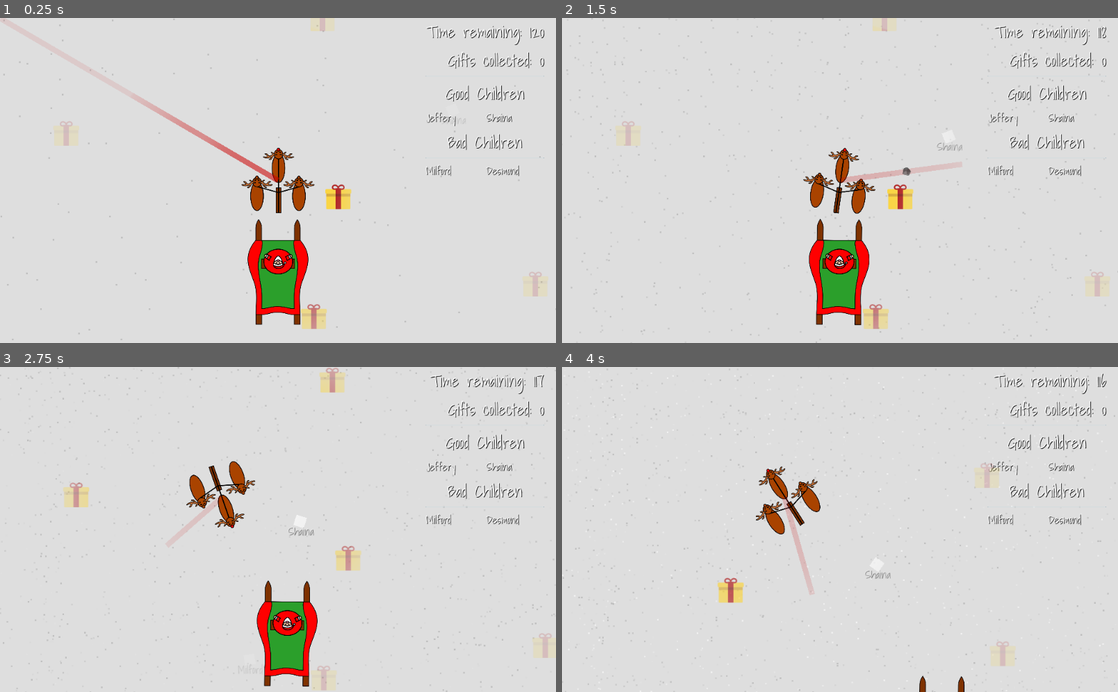
Above: before the commit, frames 1-4 (two rows, left to right).
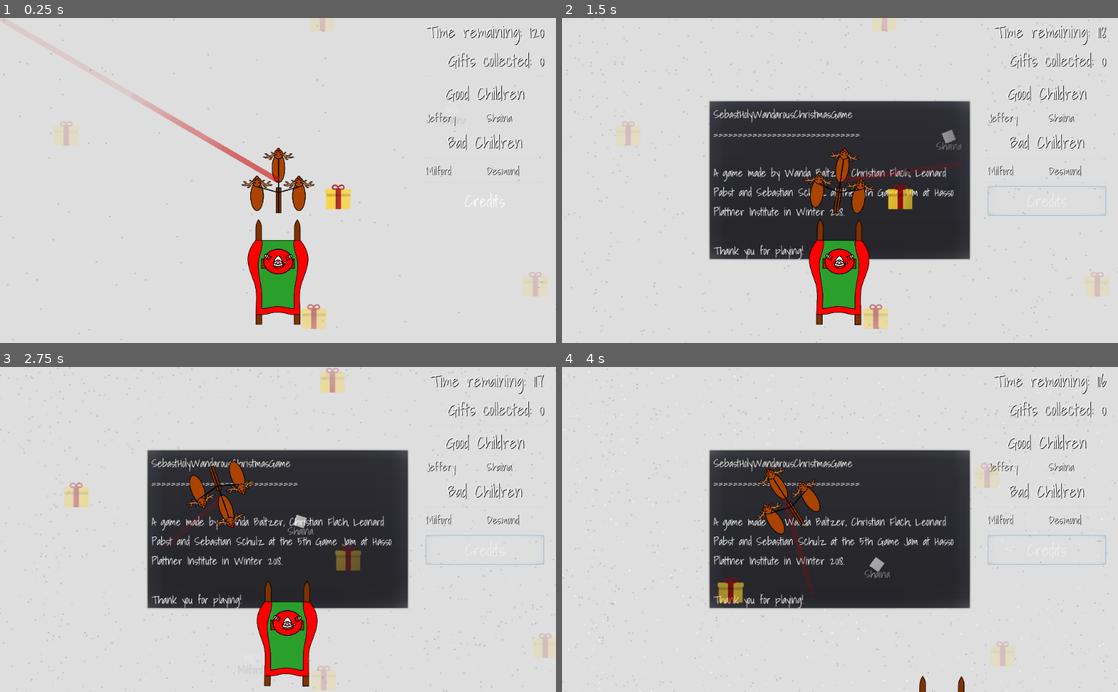
Above: after the commit, the same moments.

Repository: GameDrivenDesign/SebastHolyWandarousChristmasGame
Game: Godot game, scene res://scenes/world/world.tscn
Two runs of this game, one before a commit and one after it. Both use one fixed random seed, a clock stepped at 60 frames per second and the inputs below.
Inputs (mouse positions are in pixels of both pictures, inside the frame that each line leads up to):
- Up to frame 1 (0.25 s): no input
- Up to frame 2 (1.5 s): click (1045, 200) at 0.5 s, where only the run after the commit has a clickable "Credits"; move the mouse to (962, 164) at 1.27 s; hold Right (right) from 1.28 s (still down); right-click (962, 164) at 1.35 s
- Up to frame 3 (2.75 s): move the mouse to (166, 545) at 2.02 s; release Right (right) at 2.03 s; hold Down (down) from 2.03 s (still down); click (166, 545) at 2.1 s
- Up to frame 4 (4 s): move the mouse to (895, 458) at 2.77 s; release Down (down) at 2.78 s; hold Right (right) 2.78-3.53 s; right-click (895, 458) at 2.85 s; move the mouse to (812, 594) at 3.52 s; hold Up (up) from 3.53 s (still down); click (812, 594) at 3.6 s

The runs differ from the first frame. In frame 1, less than 0.1% of the frame differs, in the area x 76-98%, y 50-59%; in frame 2, 22%; in frame 3, 22%; in frame 4, 22%, in the area x 26-98%, y 25-75%.

Commit message:
Add credits

Diff:
--- /dev/null
+++ b/scenes/credits/credits.gd
@@ -0,0 +1,4 @@
+extends PopupDialog
+
+func _ready():
+	popup_centered()
--- /dev/null
+++ b/scenes/credits/credits.tscn
@@ -0,0 +1,65 @@
+[gd_scene load_steps=2 format=2]
+
+[ext_resource path="res://fonts/font20.tres" type="DynamicFont" id=1]
+
+[node name="credits" type="PopupDialog"]
+
+anchor_left = 0.0
+anchor_top = 0.0
+anchor_right = 0.0
+anchor_bottom = 0.0
+margin_left = 331.0
+margin_top = 142.0
+margin_right = 816.0
+margin_bottom = 439.0
+rect_pivot_offset = Vector2( 0, 0 )
+rect_clip_content = false
+mouse_filter = 0
+mouse_default_cursor_shape = 0
+size_flags_horizontal = 1
+size_flags_vertical = 1
+popup_exclusive = false
+
+[node name="MarginContainer" type="MarginContainer" parent="." index="0"]
+
+anchor_left = 0.0
+anchor_top = 0.0
+anchor_right = 1.0
+anchor_bottom = 1.0
+margin_left = 10.0
+margin_top = 10.0
+margin_right = -10.0
+margin_bottom = -10.0
+rect_pivot_offset = Vector2( 0, 0 )
+rect_clip_content = false
+mouse_filter = 0
+mouse_default_cursor_shape = 0
+size_flags_horizontal = 1
+size_flags_vertical = 1
+
+[node name="Label" type="Label" parent="MarginContainer" index="0"]
+
+anchor_left = 0.0
+anchor_top = 0.0
+anchor_right = 0.0
+anchor_bottom = 0.0
+margin_left = 8.0
+margin_right = 465.0
+margin_bottom = 285.0
+rect_pivot_offset = Vector2( 0, 0 )
+rect_clip_content = false
+mouse_filter = 2
+mouse_default_cursor_shape = 0
+size_flags_horizontal = 1
+size_flags_vertical = 4
+custom_fonts/font = ExtResource( 1 )
+text = "SebastHolyWandarousChristmasGame
+==============================
+
+A game made by Wanda Baltzer, Christian Flach, Leonard Pabst and Sebastian Schulz at the 5th Game Jam at Hasso Plattner Institute in Winter 2018.
+
+Thank you for playing!"
+autowrap = true
+percent_visible = 1.0
+lines_skipped = 0
+max_lines_visible = -1
--- a/scenes/hud/hud.gd
+++ b/scenes/hud/hud.gd
@@ -44,6 +44,8 @@
 	else:
 		bad_children.add_child(label)
 
-
 func kid_done(name, is_good_kid, got_present):
 	print("HUD: Kid with name " + name + " is done: good:" + str(is_good_kid) + ", present: " + str(got_present))
+
+func _on_credits_button_pressed():
+	$credits.popup_centered()
--- a/scenes/hud/hud.tscn
+++ b/scenes/hud/hud.tscn
@@ -1,8 +1,10 @@
-[gd_scene load_steps=4 format=2]
+[gd_scene load_steps=6 format=2]
 
 [ext_resource path="res://scenes/hud/hud.gd" type="Script" id=1]
 [ext_resource path="res://fonts/font30.tres" type="DynamicFont" id=2]
 [ext_resource path="res://fonts/font20.tres" type="DynamicFont" id=3]
+[ext_resource path="res://theme.tres" type="Theme" id=4]
+[ext_resource path="res://scenes/credits/credits.tscn" type="PackedScene" id=5]
 
 [node name="hud" type="Node"]
 
@@ -302,3 +304,50 @@
 percent_visible = 1.0
 lines_skipped = 0
 max_lines_visible = -1
+
+[node name="HSeparator3" type="HSeparator" parent="Control/MarginContainer/elements" index="8"]
+
+anchor_left = 0.0
+anchor_top = 0.0
+anchor_right = 0.0
+anchor_bottom = 0.0
+margin_top = 302.0
+margin_right = 210.0
+margin_bottom = 306.0
+rect_pivot_offset = Vector2( 0, 0 )
+rect_clip_content = false
+mouse_filter = 0
+mouse_default_cursor_shape = 0
+size_flags_horizontal = 1
+size_flags_vertical = 1
+
+[node name="credits_button" type="Button" parent="Control/MarginContainer/elements" index="9"]
+
+anchor_left = 0.0
+anchor_top = 0.0
+anchor_right = 0.0
+anchor_bottom = 0.0
+margin_top = 310.0
+margin_right = 210.0
+margin_bottom = 365.0
+rect_pivot_offset = Vector2( 0, 0 )
+rect_clip_content = false
+focus_mode = 2
+mouse_filter = 0
+mouse_default_cursor_shape = 0
+size_flags_horizontal = 1
+size_flags_vertical = 1
+theme = ExtResource( 4 )
+toggle_mode = false
+enabled_focus_mode = 2
+shortcut = null
+group = null
+text = "Credits"
+flat = true
+align = 1
+
+[node name="credits" parent="." index="1" instance=ExtResource( 5 )]
+
+visible = false
+
+[connection signal="pressed" from="Control/MarginContainer/elements/credits_button" to="." method="_on_credits_button_pressed"]
--- /dev/null
+++ b/theme.tres
@@ -0,0 +1,398 @@
+[gd_resource type="Theme" load_steps=3 format=2]
+
+[ext_resource path="res://fonts/font30.tres" type="DynamicFont" id=1]
+[ext_resource path="res://fonts/font20.tres" type="DynamicFont" id=2]
+
+[resource]
+
+default_font = ExtResource( 1 )
+Button/colors/font_color = Color( 1, 1, 1, 1 )
+Button/colors/font_color_disabled = Color( 0, 0, 0, 1 )
+Button/colors/font_color_hover = Color( 0.578125, 0.578125, 0.578125, 1 )
+Button/colors/font_color_pressed = Color( 0, 0, 0, 1 )
+Button/constants/hseparation = 2
+Button/fonts/font = null
+Button/styles/disabled = null
+Button/styles/focus = null
+Button/styles/hover = null
+Button/styles/normal = null
+Button/styles/pressed = null
+ButtonGroup/styles/panel = null
+CheckBox/colors/font_color = Color( 0, 0, 0, 1 )
+CheckBox/colors/font_color_disabled = Color( 0, 0, 0, 1 )
+CheckBox/colors/font_color_hover = Color( 0, 0, 0, 1 )
+CheckBox/colors/font_color_pressed = Color( 0, 0, 0, 1 )
+CheckBox/constants/check_vadjust = 0
+CheckBox/constants/hseparation = 4
+CheckBox/fonts/font = null
+CheckBox/icons/checked = null
+CheckBox/icons/radio_checked = null
+CheckBox/icons/radio_unchecked = null
+CheckBox/icons/unchecked = null
+CheckBox/styles/disabled = null
+CheckBox/styles/focus = null
+CheckBox/styles/hover = null
+CheckBox/styles/normal = null
+CheckBox/styles/pressed = null
+CheckButton/colors/font_color = Color( 0, 0, 0, 1 )
+CheckButton/colors/font_color_disabled = Color( 0, 0, 0, 1 )
+CheckButton/colors/font_color_hover = Color( 0, 0, 0, 1 )
+CheckButton/colors/font_color_pressed = Color( 0, 0, 0, 1 )
+CheckButton/constants/check_vadjust = 0
+CheckButton/constants/hseparation = 4
+CheckButton/fonts/font = null
+CheckButton/icons/off = null
+CheckButton/icons/on = null
+CheckButton/styles/disabled = null
+CheckButton/styles/focus = null
+CheckButton/styles/hover = null
+CheckButton/styles/normal = null
+CheckButton/styles/pressed = null
+ColorPicker/constants/h_width = 30
+ColorPicker/constants/label_width = 10
+ColorPicker/constants/margin = 4
+ColorPicker/constants/sv_height = 256
+ColorPicker/constants/sv_width = 256
+ColorPicker/icons/add_preset = null
+ColorPicker/icons/color_hue = null
+ColorPicker/icons/color_sample = null
+ColorPicker/icons/preset_bg = null
+ColorPicker/icons/screen_picker = null
+ColorPickerButton/colors/font_color = Color( 0, 0, 0, 1 )
+ColorPickerButton/colors/font_color_disabled = Color( 0, 0, 0, 1 )
+ColorPickerButton/colors/font_color_hover = Color( 0, 0, 0, 1 )
+ColorPickerButton/colors/font_color_pressed = Color( 0, 0, 0, 1 )
+ColorPickerButton/constants/hseparation = 2
+ColorPickerButton/fonts/font = null
+ColorPickerButton/icons/bg = null
+ColorPickerButton/styles/disabled = null
+ColorPickerButton/styles/focus = null
+ColorPickerButton/styles/hover = null
+ColorPickerButton/styles/normal = null
+ColorPickerButton/styles/pressed = null
+Dialogs/constants/button_margin = 32
+Dialogs/constants/margin = 8
+FileDialog/colors/files_disabled = Color( 0, 0, 0, 1 )
+FileDialog/icons/folder = null
+FileDialog/icons/parent_folder = null
+FileDialog/icons/reload = null
+Fonts/fonts/large = ExtResource( 1 )
+Fonts/fonts/normal = ExtResource( 2 )
+GraphEdit/colors/grid_major = Color( 0, 0, 0, 1 )
+GraphEdit/colors/grid_minor = Color( 0, 0, 0, 1 )
+GraphEdit/constants/bezier_len_neg = 160
+GraphEdit/constants/bezier_len_pos = 80
+GraphEdit/icons/minus = null
+GraphEdit/icons/more = null
+GraphEdit/icons/reset = null
+GraphEdit/icons/snap = null
+GraphEdit/styles/bg = null
+GraphNode/colors/title_color = Color( 0, 0, 0, 1 )
+GraphNode/constants/close_offset = 18
+GraphNode/constants/port_offset = 3
+GraphNode/constants/separation = 1
+GraphNode/constants/title_offset = 20
+GraphNode/fonts/title_font = null
+GraphNode/icons/close = null
+GraphNode/icons/port = null
+GraphNode/icons/resizer = null
+GraphNode/styles/breakpoint = null
+GraphNode/styles/comment = null
+GraphNode/styles/commentfocus = null
+GraphNode/styles/defaultfocus = null
+GraphNode/styles/defaultframe = null
+GraphNode/styles/frame = null
+GraphNode/styles/position = null
+GraphNode/styles/selectedframe = null
+GridContainer/constants/hseparation = 4
+GridContainer/constants/vseparation = 4
+HBoxContainer/constants/separation = 4
+HScrollBar/icons/decrement = null
+HScrollBar/icons/decrement_highlight = null
+HScrollBar/icons/increment = null
+HScrollBar/icons/increment_highlight = null
+HScrollBar/styles/grabber = null
+HScrollBar/styles/grabber_highlight = null
+HScrollBar/styles/grabber_pressed = null
+HScrollBar/styles/scroll = null
+HScrollBar/styles/scroll_focus = null
+HSeparator/constants/separation = 4
+HSeparator/styles/separator = null
+HSlider/icons/grabber = null
+HSlider/icons/grabber_disabled = null
+HSlider/icons/grabber_highlight = null
+HSlider/icons/tick = null
+HSlider/styles/focus = null
+HSlider/styles/grabber_area = null
+HSlider/styles/grabber_disabled = null
+HSlider/styles/grabber_highlight = null
+HSlider/styles/slider = null
+HSplitContainer/constants/autohide = 1
+HSplitContainer/constants/separation = 12
+HSplitContainer/icons/grabber = null
+HSplitContainer/styles/bg = null
+Icons/icons/close = null
+Icons/icons/logo = null
+ItemList/colors/font_color = Color( 0, 0, 0, 1 )
+ItemList/colors/font_color_selected = Color( 0, 0, 0, 1 )
+ItemList/colors/guide_color = Color( 0, 0, 0, 1 )
+ItemList/constants/hseparation = 4
+ItemList/constants/icon_margin = 4
+ItemList/constants/line_separation = 2
+ItemList/constants/vseparation = 2
+ItemList/fonts/font = null
+ItemList/styles/bg = null
+ItemList/styles/bg_focus = null
+ItemList/styles/cursor = null
+ItemList/styles/cursor_unfocused = null
+ItemList/styles/selected = null
+ItemList/styles/selected_focus = null
+Label/colors/font_color = Color( 1, 1, 1, 1 )
+Label/colors/font_color_shadow = Color( 0, 0, 0, 1 )
+Label/constants/line_spacing = 3
+Label/constants/shadow_as_outline = 0
+Label/constants/shadow_offset_x = 1
+Label/constants/shadow_offset_y = 1
+Label/fonts/font = ExtResource( 1 )
+Label/styles/normal = null
+LineEdit/colors/cursor_color = Color( 0, 0, 0, 1 )
+LineEdit/colors/font_color = Color( 0, 0, 0, 1 )
+LineEdit/colors/font_color_selected = Color( 0, 0, 0, 1 )
+LineEdit/colors/selection_color = Color( 0, 0, 0, 1 )
+LineEdit/constants/minimum_spaces = 12
+LineEdit/fonts/font = null
+LineEdit/styles/focus = null
+LineEdit/styles/normal = null
+LineEdit/styles/read_only = null
+LinkButton/colors/font_color = Color( 0, 0, 0, 1 )
+LinkButton/colors/font_color_hover = Color( 0, 0, 0, 1 )
+LinkButton/colors/font_color_pressed = Color( 0, 0, 0, 1 )
+LinkButton/constants/underline_spacing = 2
+LinkButton/fonts/font = null
+LinkButton/styles/focus = null
+MarginContainer/constants/margin_bottom = 0
+MarginContainer/constants/margin_left = 8
+MarginContainer/constants/margin_right = 0
+MarginContainer/constants/margin_top = 0
+MenuButton/colors/font_color = Color( 0, 0, 0, 1 )
+MenuButton/colors/font_color_disabled = Color( 0, 0, 0, 1 )
+MenuButton/colors/font_color_hover = Color( 0, 0, 0, 1 )
+MenuButton/colors/font_color_pressed = Color( 0, 0, 0, 1 )
+MenuButton/constants/hseparation = 3
+MenuButton/fonts/font = null
+MenuButton/styles/disabled = null
+MenuButton/styles/focus = null
+MenuButton/styles/hover = null
+MenuButton/styles/normal = null
+MenuButton/styles/pressed = null
+OptionButton/colors/font_color = Color( 0, 0, 0, 1 )
+OptionButton/colors/font_color_disabled = Color( 0, 0, 0, 1 )
+OptionButton/colors/font_color_hover = Color( 0, 0, 0, 1 )
+OptionButton/colors/font_color_pressed = Color( 0, 0, 0, 1 )
+OptionButton/constants/arrow_margin = 2
+OptionButton/constants/hseparation = 2
+OptionButton/fonts/font = null
+OptionButton/icons/arrow = null
+OptionButton/styles/disabled = null
+OptionButton/styles/focus = null
+OptionButton/styles/hover = null
+OptionButton/styles/normal = null
+OptionButton/styles/pressed = null
+Panel/styles/panel = null
+Panel/styles/panelf = null
+Panel/styles/panelnc = null
+PanelContainer/styles/panel = null
+PopupMenu/colors/font_color = Color( 0, 0, 0, 1 )
+PopupMenu/colors/font_color_accel = Color( 0, 0, 0, 1 )
+PopupMenu/colors/font_color_disabled = Color( 0, 0, 0, 1 )
+PopupMenu/colors/font_color_hover = Color( 0, 0, 0, 1 )
+PopupMenu/constants/hseparation = 4
+PopupMenu/constants/vseparation = 4
+PopupMenu/fonts/font = null
+PopupMenu/icons/checked = null
+PopupMenu/icons/radio_checked = null
+PopupMenu/icons/radio_unchecked = null
+PopupMenu/icons/submenu = null
+PopupMenu/icons/unchecked = null
+PopupMenu/styles/hover = null
+PopupMenu/styles/panel = null
+PopupMenu/styles/panel_disabled = null
+PopupMenu/styles/separator = null
+PopupPanel/styles/panel = null
+ProgressBar/colors/font_color = Color( 0, 0, 0, 1 )
+ProgressBar/colors/font_color_shadow = Color( 0, 0, 0, 1 )
+ProgressBar/fonts/font = null
+ProgressBar/styles/bg = null
+ProgressBar/styles/fg = null
+ReferenceRect/styles/border = null
+RichTextLabel/colors/default_color = Color( 0, 0, 0, 1 )
+RichTextLabel/colors/font_color_selected = Color( 0, 0, 0, 1 )
+RichTextLabel/colors/selection_color = Color( 0, 0, 0, 1 )
+RichTextLabel/constants/line_separation = 1
+RichTextLabel/constants/table_hseparation = 3
+RichTextLabel/constants/table_vseparation = 3
+RichTextLabel/fonts/bold_font = null
+RichTextLabel/fonts/bold_italics_font = null
+RichTextLabel/fonts/italics_font = null
+RichTextLabel/fonts/mono_font = null
+RichTextLabel/fonts/normal_font = null
+RichTextLabel/styles/focus = null
+RichTextLabel/styles/normal = null
+SpinBox/icons/updown = null
+TabContainer/colors/font_color_bg = Color( 0, 0, 0, 1 )
+TabContainer/colors/font_color_disabled = Color( 0, 0, 0, 1 )
+TabContainer/colors/font_color_fg = Color( 0, 0, 0, 1 )
+TabContainer/constants/hseparation = 4
+TabContainer/constants/label_valign_bg = 2
+TabContainer/constants/label_valign_fg = 0
+TabContainer/constants/side_margin = 8
+TabContainer/constants/top_margin = 24
+TabContainer/fonts/font = null
+TabContainer/icons/decrement = null
+TabContainer/icons/decrement_highlight = null
+TabContainer/icons/increment = null
+TabContainer/icons/increment_highlight = null
+TabContainer/icons/menu = null
+TabContainer/icons/menu_highlight = null
+TabContainer/styles/panel = null
+TabContainer/styles/tab_bg = null
+TabContainer/styles/tab_fg = null
+Tabs/colors/font_color_bg = Color( 0, 0, 0, 1 )
+Tabs/colors/font_color_disabled = Color( 0, 0, 0, 1 )
+Tabs/colors/font_color_fg = Color( 0, 0, 0, 1 )
+Tabs/constants/hseparation = 4
+Tabs/constants/label_valign_bg = 2
+Tabs/constants/label_valign_fg = 0
+Tabs/constants/top_margin = 24
+Tabs/fonts/font = null
+Tabs/icons/close = null
+Tabs/icons/decrement = null
+Tabs/icons/decrement_highlight = null
+Tabs/icons/increment = null
+Tabs/icons/increment_highlight = null
+Tabs/styles/button = null
+Tabs/styles/button_pressed = null
+Tabs/styles/panel = null
+Tabs/styles/tab_bg = null
+Tabs/styles/tab_fg = null
+TextEdit/colors/background_color = Color( 0, 0, 0, 1 )
+TextEdit/colors/brace_mismatch_color = Color( 0, 0, 0, 1 )
+TextEdit/colors/breakpoint_color = Color( 0, 0, 0, 1 )
+TextEdit/colors/caret_background_color = Color( 0, 0, 0, 1 )
+TextEdit/colors/caret_color = Color( 0, 0, 0, 1 )
+TextEdit/colors/code_folding_color = Color( 0, 0, 0, 1 )
+TextEdit/colors/completion_background_color = Color( 0, 0, 0, 1 )
+TextEdit/colors/completion_existing_color = Color( 0, 0, 0, 1 )
+TextEdit/colors/completion_font_color = Color( 0, 0, 0, 1 )
+TextEdit/colors/completion_scroll_color = Color( 0, 0, 0, 1 )
+TextEdit/colors/completion_selected_color = Color( 0, 0, 0, 1 )
+TextEdit/colors/current_line_color = Color( 0, 0, 0, 1 )
+TextEdit/colors/font_color = Color( 0, 0, 0, 1 )
+TextEdit/colors/font_color_selected = Color( 0, 0, 0, 1 )
+TextEdit/colors/function_color = Color( 0, 0, 0, 1 )
+TextEdit/colors/line_number_color = Color( 0, 0, 0, 1 )
+TextEdit/colors/mark_color = Color( 0, 0, 0, 1 )
+TextEdit/colors/member_variable_color = Color( 0, 0, 0, 1 )
+TextEdit/colors/number_color = Color( 0, 0, 0, 1 )
+TextEdit/colors/selection_color = Color( 0, 0, 0, 1 )
+TextEdit/colors/symbol_color = Color( 0, 0, 0, 1 )
+TextEdit/colors/word_highlighted_color = Color( 0, 0, 0, 1 )
+TextEdit/constants/completion_lines = 7
+TextEdit/constants/completion_max_width = 50
+TextEdit/constants/completion_scroll_width = 3
+TextEdit/constants/line_spacing = 4
+TextEdit/fonts/font = null
+TextEdit/icons/tab = null
+TextEdit/styles/completion = null
+TextEdit/styles/focus = null
+TextEdit/styles/normal = null
+TextEdit/styles/read_only = null
+ToolButton/colors/font_color = Color( 0, 0, 0, 1 )
+ToolButton/colors/font_color_disabled = Color( 0, 0, 0, 1 )
+ToolButton/colors/font_color_hover = Color( 0, 0, 0, 1 )
+ToolButton/colors/font_color_pressed = Color( 0, 0, 0, 1 )
+ToolButton/constants/hseparation = 3
+ToolButton/fonts/font = null
+ToolButton/styles/disabled = null
+ToolButton/styles/focus = null
+ToolButton/styles/hover = null
+ToolButton/styles/normal = null
+ToolButton/styles/pressed = null
+TooltipLabel/colors/font_color = Color( 0, 0, 0, 1 )
+TooltipLabel/colors/font_color_shadow = Color( 0, 0, 0, 1 )
+TooltipLabel/constants/shadow_offset_x = 1
+TooltipLabel/constants/shadow_offset_y = 1
+TooltipLabel/fonts/font = null
+TooltipPanel/styles/panel = null
+Tree/colors/cursor_color = Color( 0, 0, 0, 1 )
+Tree/colors/custom_button_font_highlight = Color( 0, 0, 0, 1 )
+Tree/colors/drop_position_color = Color( 0, 0, 0, 1 )
+Tree/colors/font_color = Color( 0, 0, 0, 1 )
+Tree/colors/font_color_selected = Color( 0, 0, 0, 1 )
+Tree/colors/guide_color = Color( 0, 0, 0, 1 )
+Tree/colors/relationship_line_color = Color( 0, 0, 0, 1 )
+Tree/colors/selection_color = Color( 0, 0, 0, 1 )
+Tree/colors/title_button_color = Color( 0, 0, 0, 1 )
+Tree/constants/button_margin = 4
+Tree/constants/draw_relationship_lines = 0
+Tree/constants/guide_width = 2
+Tree/constants/hseparation = 4
+Tree/constants/item_margin = 12
+Tree/constants/scroll_border = 4
+Tree/constants/scroll_speed = 12
+Tree/constants/vseparation = 4
+Tree/fonts/font = null
+Tree/fonts/title_button_font = null
+Tree/icons/arrow = null
+Tree/icons/arrow_collapsed = null
+Tree/icons/checked = null
+Tree/icons/select_arrow = null
+Tree/icons/unchecked = null
+Tree/icons/updown = null
+Tree/styles/bg = null
+Tree/styles/bg_focus = null
+Tree/styles/button_pressed = null
+Tree/styles/cursor = null
+Tree/styles/cursor_unfocused = null
+Tree/styles/custom_button = null
+Tree/styles/custom_button_hover = null
+Tree/styles/custom_button_pressed = null
+Tree/styles/selected = null
+Tree/styles/selected_focus = null
+Tree/styles/title_button_hover = null
+Tree/styles/title_button_normal = null
+Tree/styles/title_button_pressed = null
+VBoxContainer/constants/separation = 4
+VScrollBar/icons/decrement = null
+VScrollBar/icons/decrement_highlight = null
+VScrollBar/icons/increment = null
+VScrollBar/icons/increment_highlight = null
+VScrollBar/styles/grabber = null
+VScrollBar/styles/grabber_highlight = null
+VScrollBar/styles/grabber_pressed = null
+VScrollBar/styles/scroll = null
+VScrollBar/styles/scroll_focus = null
+VSeparator/constants/separation = 4
+VSeparator/styles/separator = null
+VSlider/icons/grabber = null
+VSlider/icons/grabber_disabled = null
+VSlider/icons/grabber_highlight = null
+VSlider/icons/tick = null
+VSlider/styles/focus = null
+VSlider/styles/grabber_area = null
+VSlider/styles/grabber_disabled = null
+VSlider/styles/grabber_highlight = null
+VSlider/styles/slider = null
+VSplitContainer/constants/autohide = 1
+VSplitContainer/constants/separation = 12
+VSplitContainer/icons/grabber = null
+VSplitContainer/styles/bg = null
+WindowDialog/colors/title_color = Color( 0, 0, 0, 1 )
+WindowDialog/constants/close_h_ofs = 18
+WindowDialog/constants/close_v_ofs = 18
+WindowDialog/constants/scaleborder_size = 4
+WindowDialog/constants/title_height = 20
+WindowDialog/fonts/title_font = null
+WindowDialog/icons/close = null
+WindowDialog/icons/close_highlight = null
+WindowDialog/styles/panel = null
